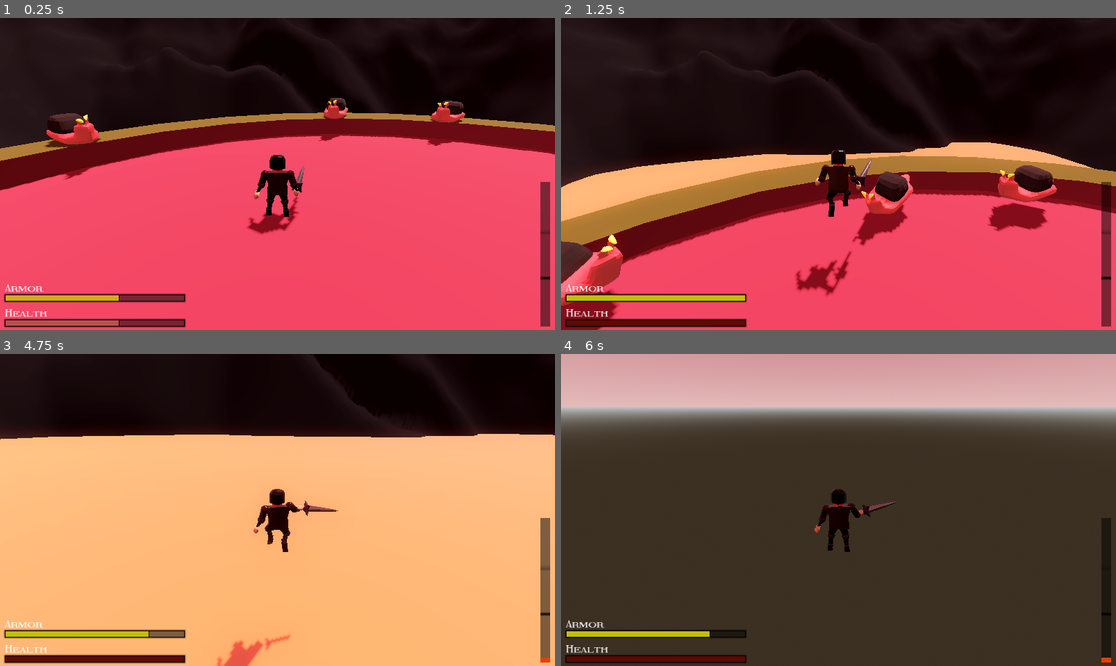
Above: before the commit, frames 1-4 (two rows, left to right).
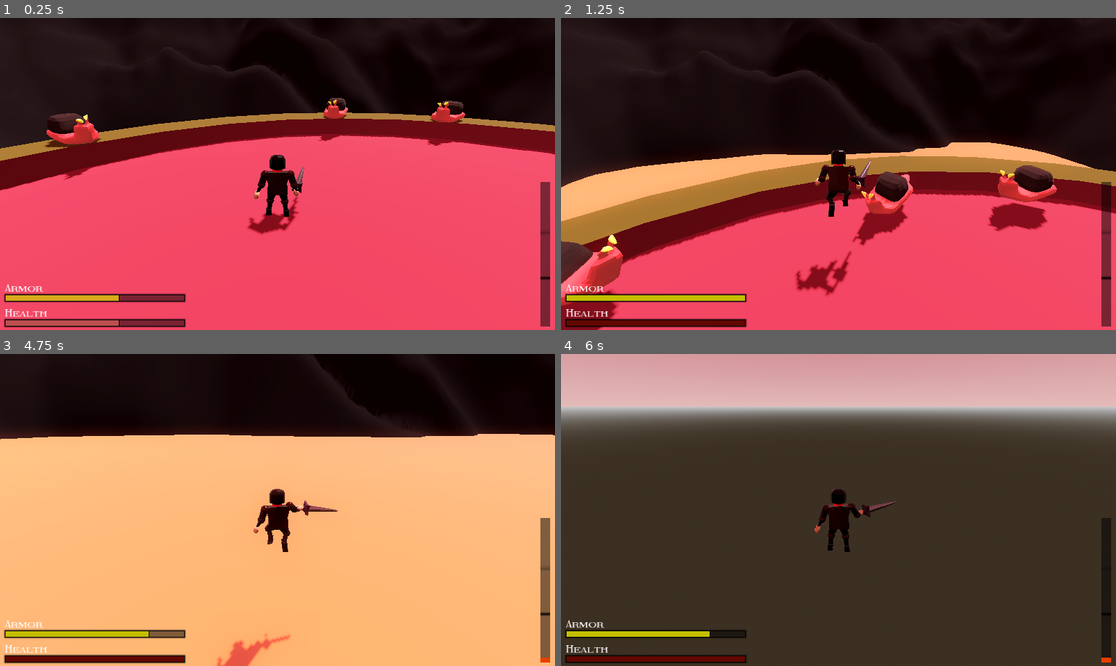
Above: after the commit, the same moments.

Repository: Amandella27/Godot-game-jam-68-forge
Game: Godot game, scene res://Scenes/main.tscn
The game is run twice, just before and just after one commit, with the same random seed, the same clock (stepped at 60 frames per second) and the same inputs.
Inputs (mouse positions are in pixels of both pictures, inside the frame that each line leads up to):
- Up to frame 1 (0.25 s): no input
- Up to frame 2 (1.25 s): move the mouse to (866, 174) at 0.52 s; press the mouse at (866, 174) at 0.53 s; hold W (forward) from 0.53 s (still down); tap Space (jump) at 0.77 s
- Up to frame 3 (4.75 s): keep holding W (forward); move the mouse to (249, 510) at 1.27 s; release the mouse at (249, 510) at 1.28 s; click (249, 510) at 1.35 s; tap Space (jump) at 1.52, 3.02, 3.77, 4.52 s; move the mouse to (288, 503) at 2.02 s; hold E (use) 2.03-2.78 s; click (288, 503) at 2.3 s; move the mouse to (271, 516) at 2.77 s; click (271, 516) at 2.85 s; move the mouse to (316, 513) at 3.52 s; press the mouse at (316, 513) at 3.53 s; tap B (debugattach) at 4.15 s; move the mouse to (233, 506) at 4.27 s; release the mouse at (233, 506) at 4.28 s; tap E (use) at 4.35 s; click (233, 506) at 4.55 s
- Up to frame 4 (6 s): move the mouse to (844, 510) at 5.02 s; press the mouse at (844, 510) at 5.03 s; move the mouse to (816, 503) at 5.77 s; release W (forward) at 5.78 s; release the mouse at (816, 503) at 5.78 s; hold D (right) from 5.78 s (still down); click (816, 503) at 5.85 s

The runs differ from the first frame. In frame 1, less than 0.1% of the frame differs, in the area x 52-55%, y 47-64%; in frame 2, less than 0.1%, in the area x 48-56%, y 45-85%; in frame 3, less than 0.1%; in frame 4, less than 0.1%.
Error before the commit: Invalid access to property or key 'global_position' on a base object of type 'Vector3'. (res://Scripts/weapon.gd:21)

Commit message:
Fixed the sword add mechanic. Test with B

Diff:
--- a/Scenes/player.tscn
+++ b/Scenes/player.tscn
@@ -8,12 +8,13 @@
 [ext_resource type="PackedScene" uid="uid://c2bbmdsd1d3ac" path="res://Scenes/hitbox_component.tscn" id="4_j2tln"]
 [ext_resource type="PackedScene" uid="uid://b8q56woe4onxb" path="res://Scenes/armor_component.tscn" id="5_s7j0c"]
 [ext_resource type="PackedScene" uid="uid://bdwbqsn65btfl" path="res://Assets/dwarf.glb" id="6_towm1"]
+[ext_resource type="PackedScene" uid="uid://ycvgs5jb8imr" path="res://Scenes/sword.tscn" id="8_bd7kl"]
 [ext_resource type="Animation" uid="uid://bbftk6vk7svpy" path="res://Animations/attackanimationdwarf.res" id="8_ygyyq"]
 
 [sub_resource type="CapsuleShape3D" id="CapsuleShape3D_mes1y"]
 height = 1.41588
 
-[sub_resource type="Animation" id="Animation_2761m"]
+[sub_resource type="Animation" id="Animation_487nb"]
 resource_name = "idleanimation-loop"
 length = 1.04167
 loop_mode = 1
@@ -687,16 +688,16 @@
 transform = Transform3D(-1, 0, -8.74228e-08, 0, 1, 0, 8.74228e-08, 0, -1, 0, 0, 0)
 bones/0/rotation = Quaternion(-0.248614, 0.0140236, 0.0294315, 0.968054)
 bones/0/scale = Vector3(1, 1, 1)
-bones/1/position = Vector3(0.0151138, 0.361601, 0.00322801)
+bones/1/position = Vector3(0.011025, 0.290089, -0.0361943)
 bones/1/rotation = Quaternion(0.286625, -0.0153368, -0.0281841, 0.957505)
-bones/2/rotation = Quaternion(0.0570535, -7.62129e-05, -0.000686348, 0.998371)
+bones/2/rotation = Quaternion(0.125546, -0.000123211, -0.000679486, 0.992088)
 bones/2/scale = Vector3(1, 1, 1)
-bones/3/rotation = Quaternion(-0.0632543, -0.189011, 0.956848, -0.211459)
+bones/3/rotation = Quaternion(-0.0864921, -0.184749, 0.955521, -0.212993)
 bones/3/scale = Vector3(1, 1, 1)
-bones/4/rotation = Quaternion(0.355952, 0.0070317, 0.035094, 0.933819)
-bones/6/rotation = Quaternion(0.0818358, -0.0997992, 0.966172, 0.223283)
+bones/4/rotation = Quaternion(0.338548, 0.00708074, 0.0333782, 0.94033)
+bones/6/rotation = Quaternion(0.103148, -0.0941409, 0.964278, 0.225092)
 bones/6/scale = Vector3(1, 1, 1)
-bones/7/rotation = Quaternion(0.303513, -0.00717085, -0.0299245, 0.95233)
+bones/7/rotation = Quaternion(0.282443, -0.00721997, -0.0278472, 0.958853)
 bones/8/scale = Vector3(1, 1, 1)
 bones/9/rotation = Quaternion(-0.0589997, -0.194581, 0.977326, -0.0590795)
 bones/10/rotation = Quaternion(-0.204241, 0.00415017, -0.0750367, 0.976032)
@@ -704,30 +705,29 @@
 bones/11/scale = Vector3(1, 1, 1)
 bones/12/scale = Vector3(1, 1, 1)
 bones/13/rotation = Quaternion(-0.136175, -0.00420675, 0.0500295, 0.989412)
-bones/13/scale = Vector3(1, 1, 1)
 bones/14/rotation = Quaternion(0.731685, 0.00250492, -0.0255557, 0.681159)
 bones/15/rotation = Quaternion(-0.0168485, 0.563089, 0.825436, -0.0360752)
 bones/15/scale = Vector3(1, 1, 0.999999)
-bones/16/position = Vector3(0.793629, 0.101601, -0.148919)
+bones/16/position = Vector3(0.793629, 0.0133048, -0.148919)
 bones/17/rotation = Quaternion(-0.143178, 0.692459, -0.692459, 0.143178)
 bones/18/rotation = Quaternion(-0.0617429, 0.704406, 0.704406, -0.0617429)
-bones/18/scale = Vector3(1, 1, 1)
 bones/19/rotation = Quaternion(0.0434195, 0.621766, 0.78089, 0.041633)
 bones/19/scale = Vector3(1, 1, 1.00001)
-bones/20/position = Vector3(-0.802886, 0.0851815, -0.0350145)
+bones/20/position = Vector3(-0.802886, -0.00311469, -0.0350145)
 bones/20/rotation = Quaternion(0.167142, 0.687069, -0.687069, -0.167142)
 bones/21/rotation = Quaternion(0.143178, 0.692459, -0.692459, -0.143178)
 bones/22/rotation = Quaternion(0.0617429, 0.704406, 0.704406, 0.0617429)
-bones/22/scale = Vector3(1, 1, 1)
 
 [node name="BoneAttachment3D" type="BoneAttachment3D" parent="dwarf/Armature/Skeleton3D" index="1"]
-transform = Transform3D(-0.97236, -0.151462, -0.177691, 0.0370896, -0.851578, 0.522914, -0.230519, 0.501871, 0.833658, -0.802887, 0.0851184, -0.0350144)
+transform = Transform3D(-0.977776, -0.141677, -0.15454, 0.0483811, -0.8697, 0.491204, -0.203995, 0.472811, 0.857226, -0.802886, -0.00311592, -0.0350145)
 bone_name = "Hand.r"
 bone_idx = 8
 
 [node name="Weapon" parent="dwarf/Armature/Skeleton3D/BoneAttachment3D" instance=ExtResource("2_lslkj")]
 transform = Transform3D(1.98579, 0.136751, 0.194811, 0.134081, 0.709802, -1.865, -0.196659, 1.8648, 0.695589, -0.0788525, 0.15603, -0.0669969)
 monitorable = false
+
+[node name="StartingSword" parent="dwarf/Armature/Skeleton3D/BoneAttachment3D/Weapon" instance=ExtResource("8_bd7kl")]
 
 [node name="AnimationPlayer" parent="dwarf" index="1"]
 autoplay = "idleanimation"
--- a/Scenes/sword.tscn
+++ b/Scenes/sword.tscn
@@ -5,13 +5,13 @@
 [ext_resource type="Script" path="res://Scripts/sword.gd" id="2_e66gi"]
 
 [node name="Sword" type="CollisionShape3D"]
-transform = Transform3D(1, 0, 0, 0, 1, 0, 0, 0, 1, 0, 0.6, 0)
+transform = Transform3D(1, 0, 0, 0, 1, 0, 0, 0, 1, 0, 0.383317, 0)
 shape = ExtResource("2_4h0v7")
 script = ExtResource("2_e66gi")
 
 [node name="sword" parent="." instance=ExtResource("1_wgm06")]
-transform = Transform3D(0.5, 0, 0, 0, 0.5, 0, 0, 0, 0.5, 0, -0.6, 0)
+transform = Transform3D(0.5, 0, 0, 0, 0.5, 0, 0, 0, 0.5, 0, -0.4, 0)
 
 [node name="AttachTip" type="Marker3D" parent="."]
 unique_name_in_owner = true
-transform = Transform3D(1, 0, 0, 0, 1, 0, 0, 0, 1, 0, 0.4, 0)
+transform = Transform3D(1, 0, 0, 0, 1, 0, 0, 0, 1, 0, 0.40423, 0)
--- a/Scripts/Globals.gd
+++ b/Scripts/Globals.gd
@@ -5,4 +5,3 @@
 var menusOpen: bool
 var hud
 var current_heat: int
-var next_attach
--- a/Scripts/sword.gd
+++ b/Scripts/sword.gd
@@ -1,6 +1,5 @@
 extends CollisionShape3D
 
-@onready var attach_tip = %AttachTip
+class_name Sword
 
-func _ready():
-	Globals.next_attach = attach_tip.global_position
+@onready var tipLocation = %AttachTip
--- a/Scripts/weapon.gd
+++ b/Scripts/weapon.gd
@@ -4,11 +4,19 @@
 
 @export var damage: int
 
-var sword
+@onready var starting_sword:  = $StartingSword
+
+
+
+var attachPoint: Vector3
+var arrayOfParts: Array
 
 func _ready():
-	sword = SWORD.instantiate()
-	add_child(sword)
+
+	arrayOfParts.append(starting_sword)
+	attachPoint	= starting_sword.tipLocation.position
+
+
 
 func _on_area_entered(area):
 	if area.is_in_group("Enemy") and area.has_method("take_damage"):
@@ -16,6 +24,14 @@
 
 func _input(event):
 	if event.is_action_pressed("debugattach"):
-		var add_sword = SWORD.instantiate()
-		add_child(add_sword)
-		add_sword.position = Globals.next_attach.global_position
+		add_sword()
+
+func add_sword():
+	var new_sword = SWORD.instantiate()
+	add_child(new_sword)
+	new_sword.position = attachPoint
+	attachPoint = new_sword.tipLocation.position
+	print(attachPoint)
+	arrayOfParts.append(new_sword)
+	for part in arrayOfParts:
+		attachPoint += part.tipLocation.position
Not shown: 6 places in Scenes/player.tscn that only renumber resources
